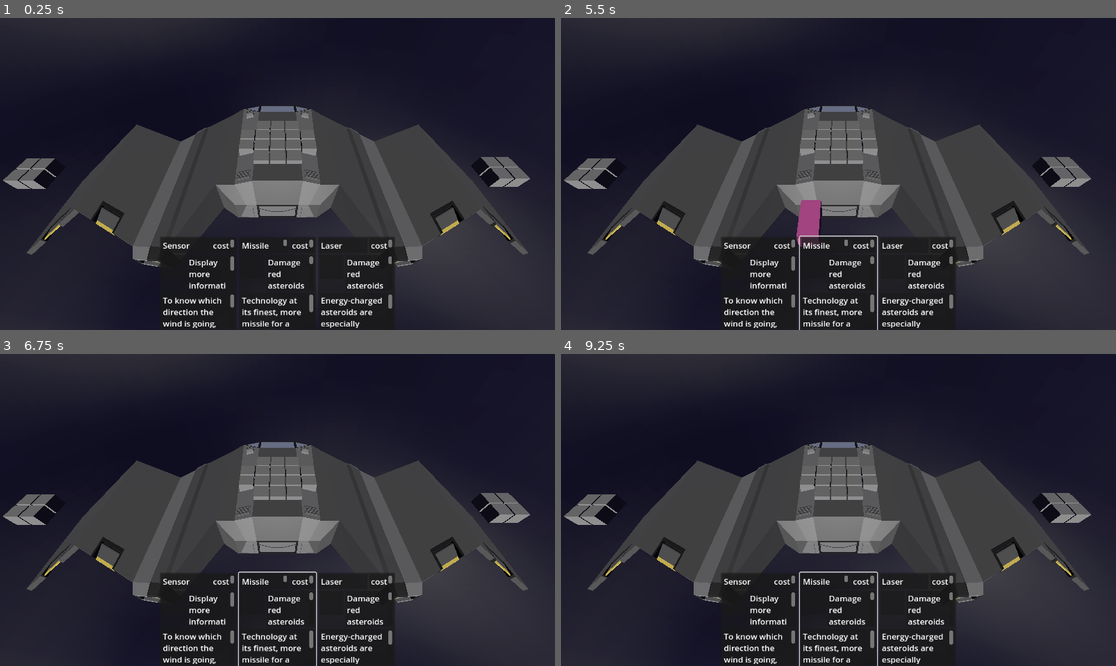
Above: before the commit, frames 1-4 (two rows, left to right).
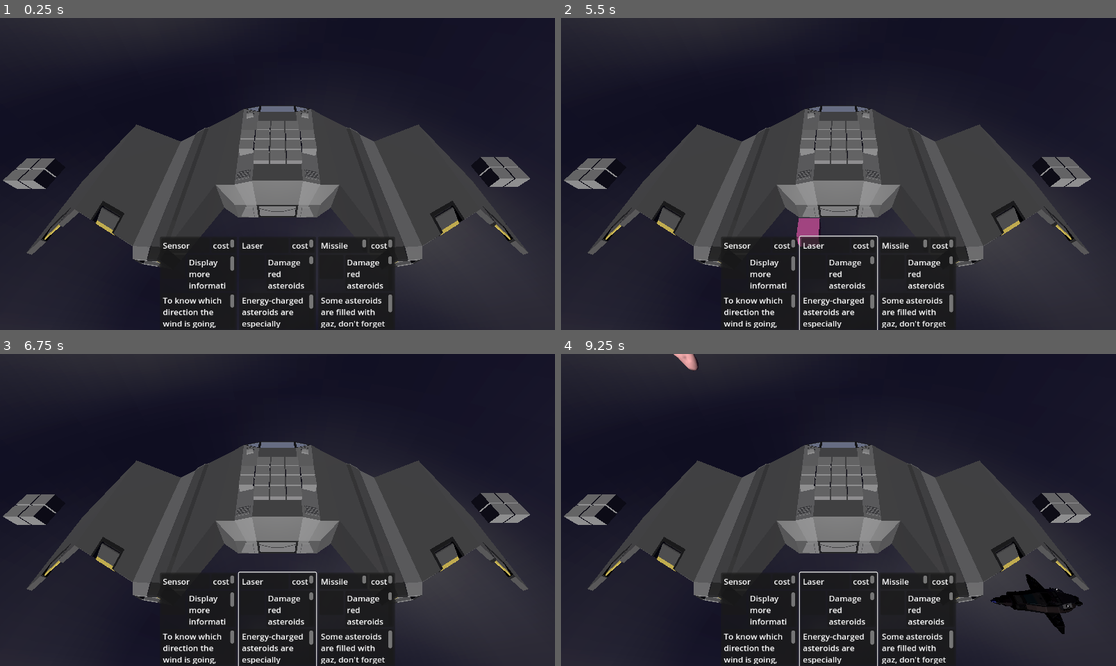
Above: after the commit, the same moments.

Repository: Xwilarg/LudumDare54
Game: Godot game, scene res://Scenes/Main.tscn
Same seed, same stepped clock (60 frames per second), same inputs: the game is played once before the commit and once after it. Video files are missing from this copy of the repository; at most half a second of black plays in their place.
Inputs (mouse positions are in pixels of both pictures, inside the frame that each line leads up to):
- Up to frame 1 (0.25 s): no input
- Up to frame 2 (5.5 s): click (760, 283) at 0.52 s; click (760, 283) at 1.27 s; click (760, 283) at 2.02 s; tap Enter at 2.75, 4.25 s; move the mouse to (960, 158) at 2.77 s; click (960, 158) at 2.92 s; tap Space at 3.5, 5 s; move the mouse to (727, 189) at 3.52 s; click (727, 189) at 3.67 s; move the mouse to (894, 105) at 4.27 s; click (894, 105) at 4.42 s; move the mouse to (810, 236) at 5.02 s; click (810, 236) at 5.17 s
- Up to frame 3 (6.75 s): tap Enter at 5.75 s; move the mouse to (444, 556) at 5.77 s; click (444, 556) at 5.92 s; tap Space at 6.5 s; move the mouse to (111, 463) at 6.52 s; click (111, 463) at 6.67 s
- Up to frame 4 (9.25 s): move the mouse to (866, 510) at 7.27 s; click (866, 510) at 7.42 s; move the mouse to (755, 432) at 8.02 s; click (755, 432) at 8.17 s; move the mouse to (960, 494) at 8.77 s; click (960, 494) at 8.92 s

The runs differ from the first frame. In frame 1, 0.9% of the frame differs, in the area x 43-71%, y 71-100%; in frame 2, 1.1%; in frame 3, 0.9%; in frame 4, 2.1%, in the area x 20-94%, y 0-100%.
Error in both runs: Invalid access to property or key 'current_weather' on a base object of type 'Nil'. (res://Scripts/GameManager.gd:39)

Commit message:
Fix S2 not being placable

Diff:
--- a/Cards/MainDeck.json
+++ b/Cards/MainDeck.json
@@ -129,7 +129,7 @@
 			"ATK_BLU": 10
 		},
 		"energyCost": 25,
-		"level": 1
+		"level": 2
 	},
 	{
 		"name": "shieldgen",
--- a/Scripts/Deck/Card.gd
+++ b/Scripts/Deck/Card.gd
@@ -28,7 +28,7 @@
 	elif json.size == "S2":
 		previewModel = preload("res://Models/upgradePlaceholderBlock2.glb")
 		shape = ["X", "X"]
-		offset = Vector2i.ZERO
+		offset = Vector2i(0, -1)
 	elif json.size == "S3":
 		previewModel = preload("res://Models/upgradePlaceholderBlock3Straight.glb")
 		shape = ["X", "X", "X"]
Not shown, changed: export_presets.cfg
